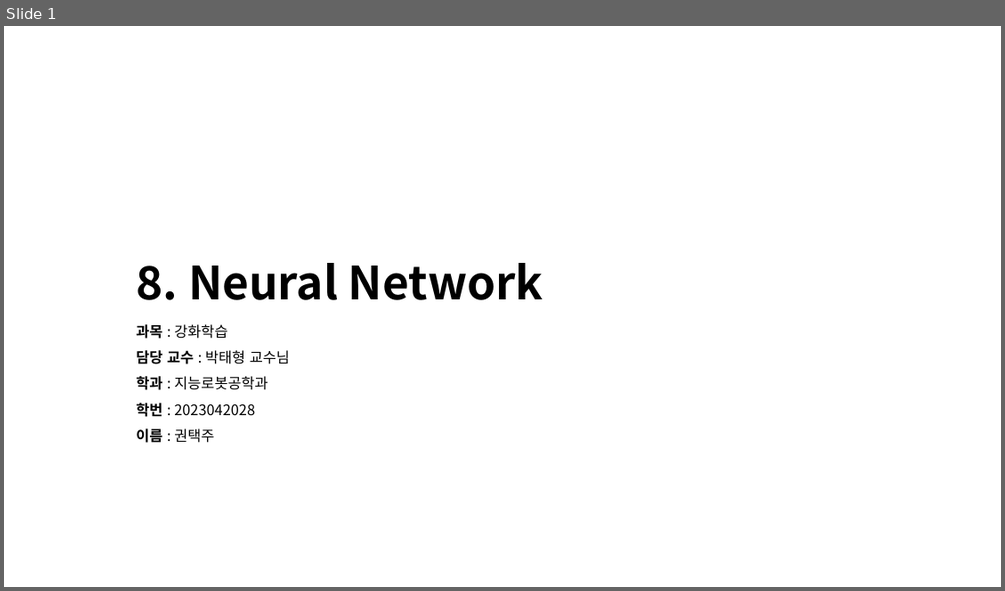
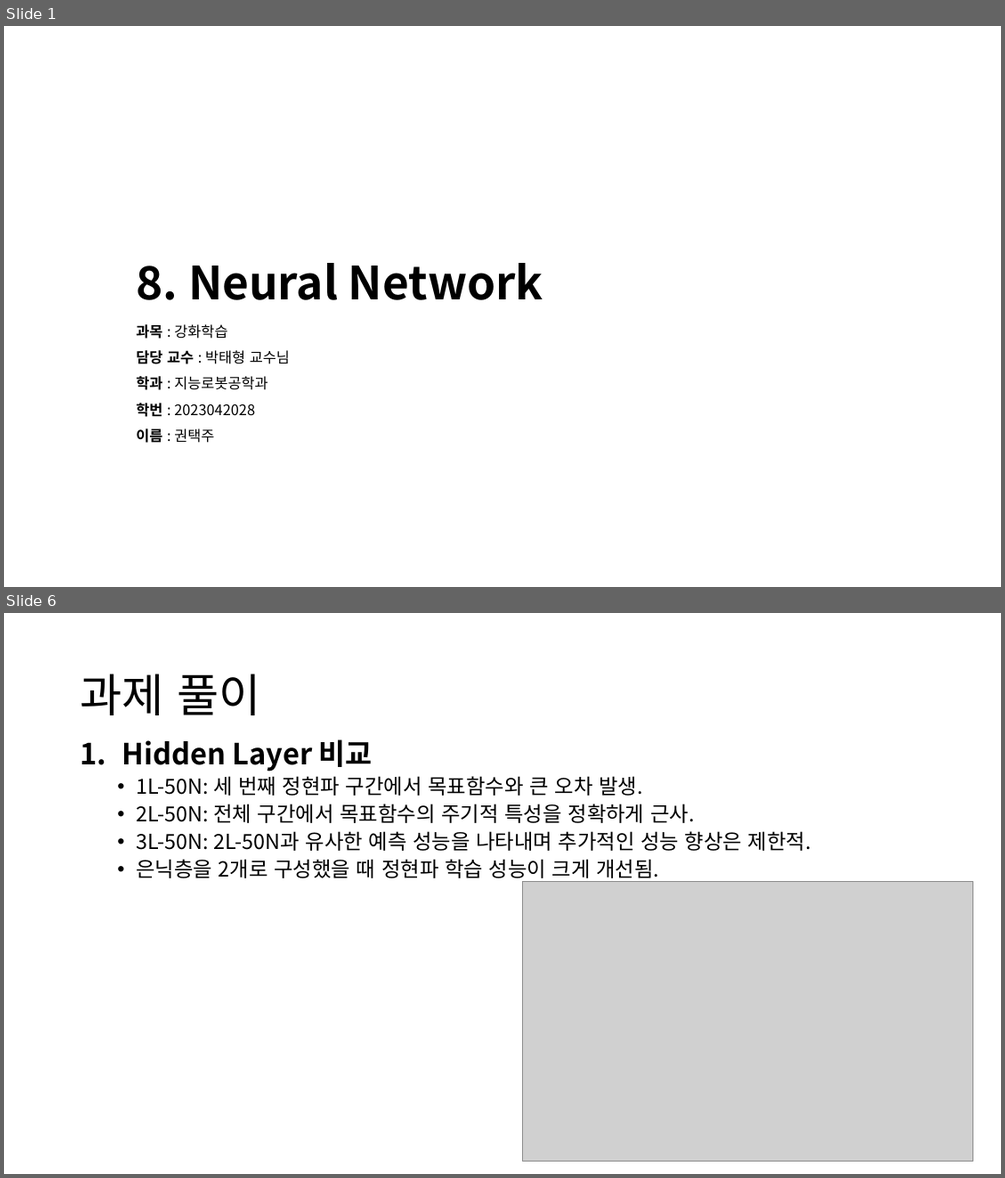
Before and after one commit to KweonTJ/Reinforcement_Learning, a slide deck: 8. Neural Network/8. Neural Network.pptx. Shown one above the other, each under a label of ours: slide 1 before the commit, slides 1 and 6 after it; the slides between them are not shown. The pictures are 1005x591 and 1005x1178 pixels, drawn with LibreOffice and Linux fonts; fonts in the diff are those of the drawing; grey boxes stand for pictures; background and template pictures are left out. Boxes give left, top, right and bottom in pixels: in the first picture for what was removed or moved away, otherwise in the second. Text is boxed around its words. In the diff, an @@ line names an element or a change of style, - is before the commit and + after.

```diff
--- a/8. Neural Network/8. Neural Network.pptx
+++ b/8. Neural Network/8. Neural Network.pptx
@@ slide 6 added at (x1=4, y1=613, x2=1001, y2=1174), background #FFFFFF @@
@@ title added at (x1=80, y1=674, x2=260, y2=715), 44 pt, text #000000 @@
+과제 풀이
@@ text added at (x1=122, y1=739, x2=811, y2=883), 20 pt, text #000000 @@
+1. Hidden Layer 비교
+  • 1L-50N: 세 번째 정현파 구간에서 목표함수와 큰 오차 발생.
+  • 2L-50N: 전체 구간에서 목표함수의 주기적 특성을 정확하게 근사.
+  • 3L-50N: 2L-50N과 유사한 예측 성능을 나타내며 추가적인 성능 향상은 제한적.
+  • 은닉층을 2개로 구성했을 때 정현파 학습 성능이 크게 개선됨.
@@ picture added at (x1=523, y1=882, x2=974, y2=1161) @@
```
Also in this commit, not shown: 4 slides changed, 19 other slides added, 7 slides removed, 3 other files.
